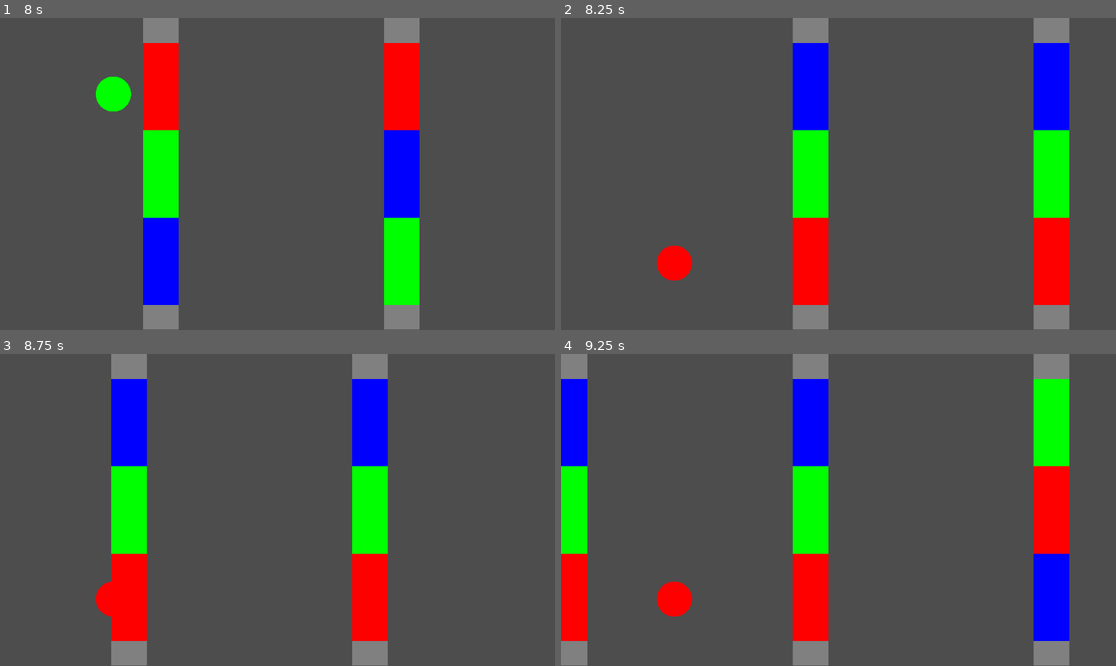
Above: before the commit, frames 1-4 (two rows, left to right).
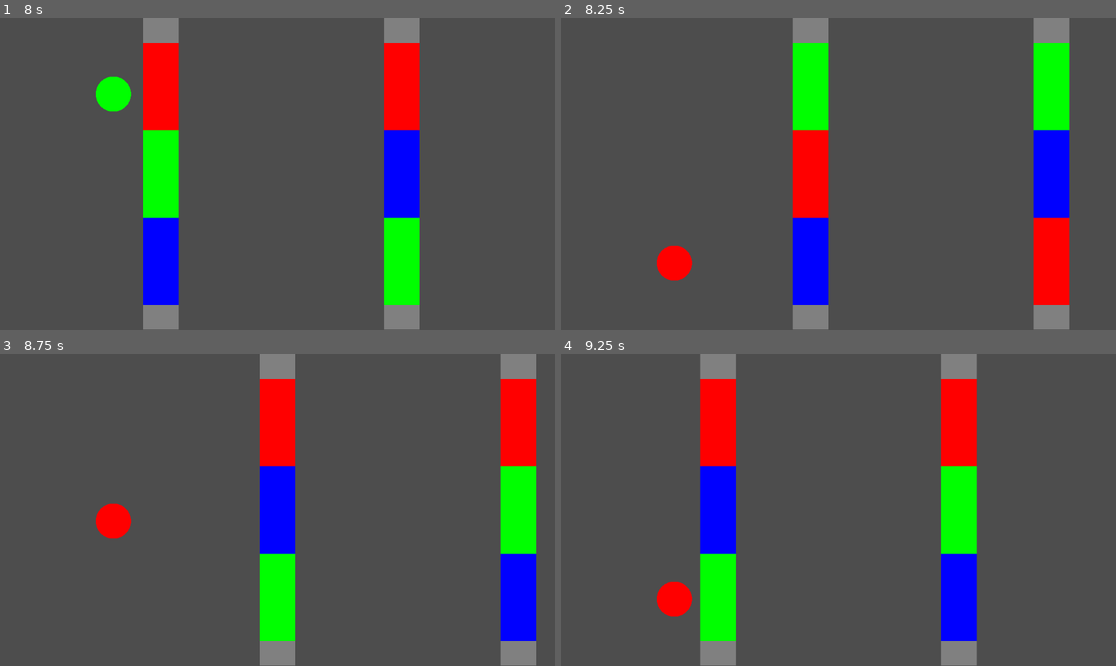
Above: after the commit, the same moments.

Repository: FantAsylum/RGBot
Game: Godot game, scene res://scenes/main_scene.tscn
The game is run twice, just before and just after one commit, with the same random seed, the same clock (stepped at 60 frames per second) and the same inputs.
Inputs:
- Up to frame 1 (8 s): hold W (move_up) 0.53-2.03 s; hold S (move_down) 2.03-4.28 s; hold W (move_up) from 4.28 s (still down)
- Up to frame 2 (8.25 s): release W (move_up) at 8.03 s; hold S (move_down) from 8.03 s (still down)
- Up to frame 3 (8.75 s): keep holding S (move_down)
- Up to frame 4 (9.25 s): keep holding S (move_down)

Frame 1 is identical in both runs. In frame 2, 9.1% of the frame differs, in the area x 41-92%, y 8-92%; in frame 3, 26%; in frame 4, 31%, in the area x 0-92%, y 0-100%.

Commit message:
Implement barrier respawning

Diff:
--- a/managers/BarrierManager.gd
+++ b/managers/BarrierManager.gd
@@ -10,6 +10,7 @@
 @onready var next_barrier_position = $NextBarrierPosition
 
 var distance_between: float
+var barriers: Array[Node2D]
 
 func _ready():
 	distance_between = next_barrier_position.position.x - current_barrier_position.position.x
@@ -26,5 +27,13 @@
 	next_barrier_position.position.x += distance_between
 
 	instance.connect("barrier_is_entered",
-					 func(color_number):
+					 func(barrier, color_number):
+						if barrier == barriers[barrier_count / 2]:
+							spawn_barrier()
 						emit_signal("barrier_is_entered", color_number))
+
+	if len(barriers) == barrier_count:
+		barriers[0].queue_free()
+		barriers.remove_at(0)
+
+	barriers.push_back(instance)
--- a/objects/barrier.gd
+++ b/objects/barrier.gd
@@ -2,7 +2,7 @@
 
 # TODO: allow enter only one time?
 # TODO: blend colors of bot and barrier?
-signal barrier_is_entered(color_number: int)
+signal barrier_is_entered(barrier: Node, color_number: int)
 
 
 @onready var sprite = $Sprite
@@ -20,12 +20,12 @@
 
 
 func _on_first_color_body_entered(body):
-	emit_signal("barrier_is_entered", color_numbers[0])
+	emit_signal("barrier_is_entered", self, color_numbers[0])
 
 
 func _on_second_color_body_entered(body):
-	emit_signal("barrier_is_entered", color_numbers[1])
+	emit_signal("barrier_is_entered", self, color_numbers[1])
 
 
 func _on_third_color_body_entered(body):
-	emit_signal("barrier_is_entered", color_numbers[2])
+	emit_signal("barrier_is_entered", self, color_numbers[2])
